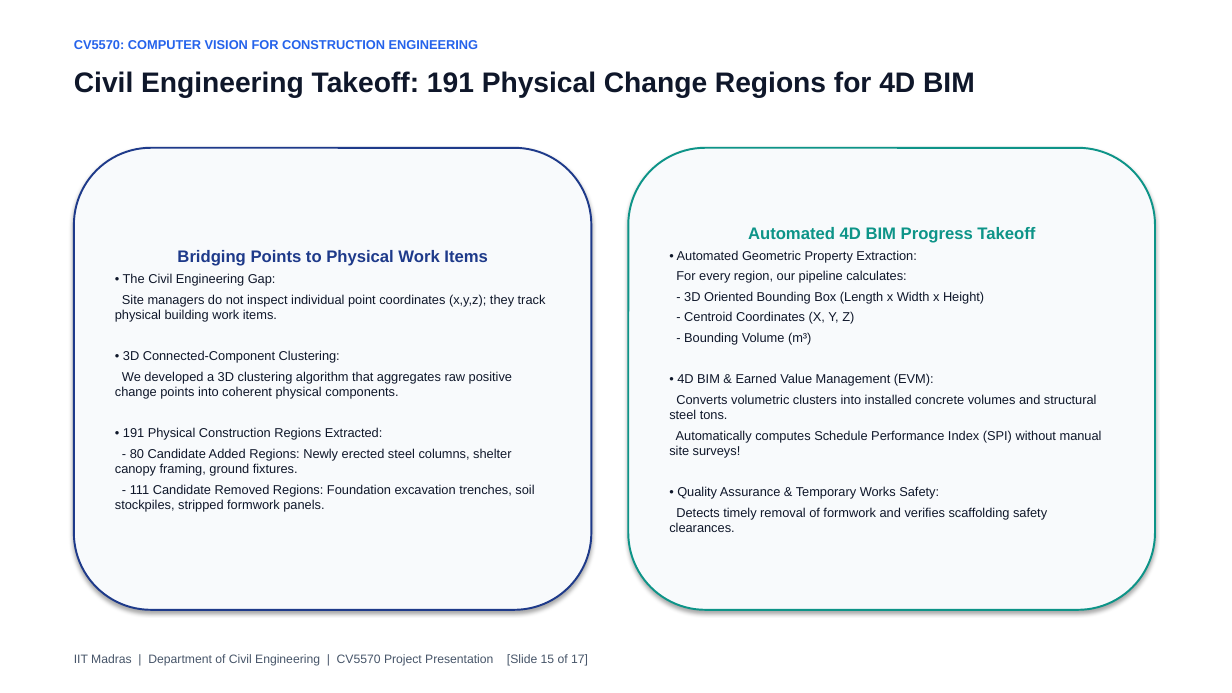
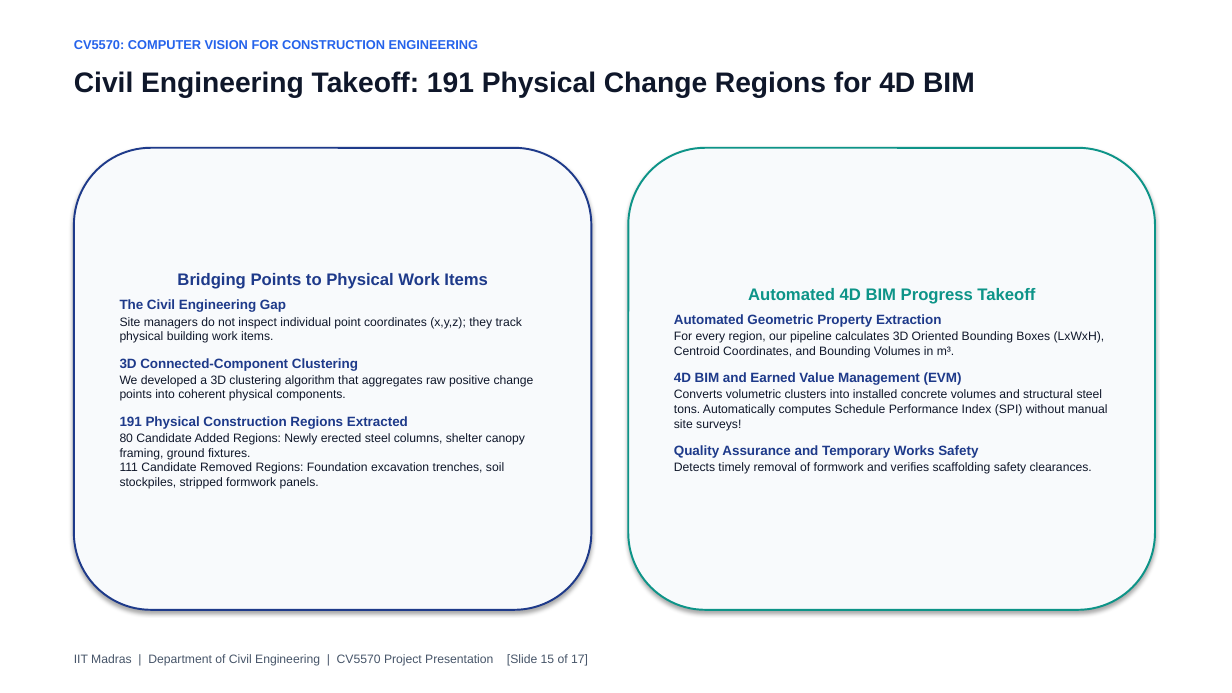
Before and after one commit to Gopal1909/Visioners_2.0, a slide deck: slide 15 of CV5570_Comprehensive_Final_Presentation.pptx. Drawn at 1232x693 pixels with LibreOffice and Linux fonts; fonts in the diff are those of the drawing. Boxes give left, top, right and bottom in pixels: in the first picture for what was removed or moved away, otherwise in the second. Text is boxed around its words. In the diff, an @@ line names an element or a change of style, - is before the commit and + after.

Commit message:
Enhance Colab demo with individual scan views and combined overlay; polish presentation with strictly flush-left human typography

```diff
--- a/CV5570_Comprehensive_Final_Presentation.pptx
+++ b/CV5570_Comprehensive_Final_Presentation.pptx
@@ text in rounded rectangle at (120,299,286,312): text changed; size 10 to 10.5 pt; text colour #0F172A to #1E3A8A; bold on @@
-• The Civil Engineering Gap:
+The Civil Engineering Gap
@@ text in rounded rectangle at (120,317,534,401): size 10 to 9.5 pt in "Site managers do not inspect individual point ...", "We developed a 3D clustering algorithm that ..."; less space between paragraphs @@
@@ text in rounded rectangle at (674,314,1108,458): text changed; size 10 to 9.5 pt @@
-• Automated Geometric Property Extraction:
-For every region, our pipeline calculates:
-- 3D Oriented Bounding Box (Length x Width x Height)
-- Centroid Coordinates (X, Y, Z)
-- Bounding Volume (m³)
-• 4D BIM & Earned Value Management (EVM):
-Converts volumetric clusters into installed concrete volumes and structural steel tons.
-Automatically computes Schedule Performance Index (SPI) without manual site surveys!
-• Quality Assurance & Temporary Works Safety:
+Automated Geometric Property Extraction
+For every region, our pipeline calculates 3D Oriented Bounding Boxes (LxWxH), Centroid Coordinates, and Bounding Volumes in m³.
+4D BIM and Earned Value Management (EVM)
+Converts volumetric clusters into installed concrete volumes and structural steel tons. Automatically computes Schedule Performance Index (SPI) without manual site surveys!
+Quality Assurance and Temporary Works Safety
@@ text in rounded rectangle at (120,358,358,371): text changed; size 10 to 10.5 pt; text colour #0F172A to #1E3A8A; bold on @@
-• 3D Connected-Component Clustering:
+3D Connected-Component Clustering
@@ text in rounded rectangle at (120,416,525,489): text changed; size 10 to 9.5 pt @@
-• 191 Physical Construction Regions Extracted:
-- 80 Candidate Added Regions: Newly erected steel columns, shelter canopy framing, ground fixtures.
-- 111 Candidate Removed Regions: Foundation excavation trenches, soil stockpiles, stripped formwork panels.
+191 Physical Construction Regions Extracted
+80 Candidate Added Regions: Newly erected steel columns, shelter canopy framing, ground fixtures.
+111 Candidate Removed Regions: Foundation excavation trenches, soil stockpiles, stripped formwork panels.
@@ text in rounded rectangle at (674,462,1092,474): size 10 to 9.5 pt in "Detects timely removal of formwork and verifies ..."; less space between paragraphs @@
```
Also in this commit, not shown: 16 other slides changed, 7 other files.
